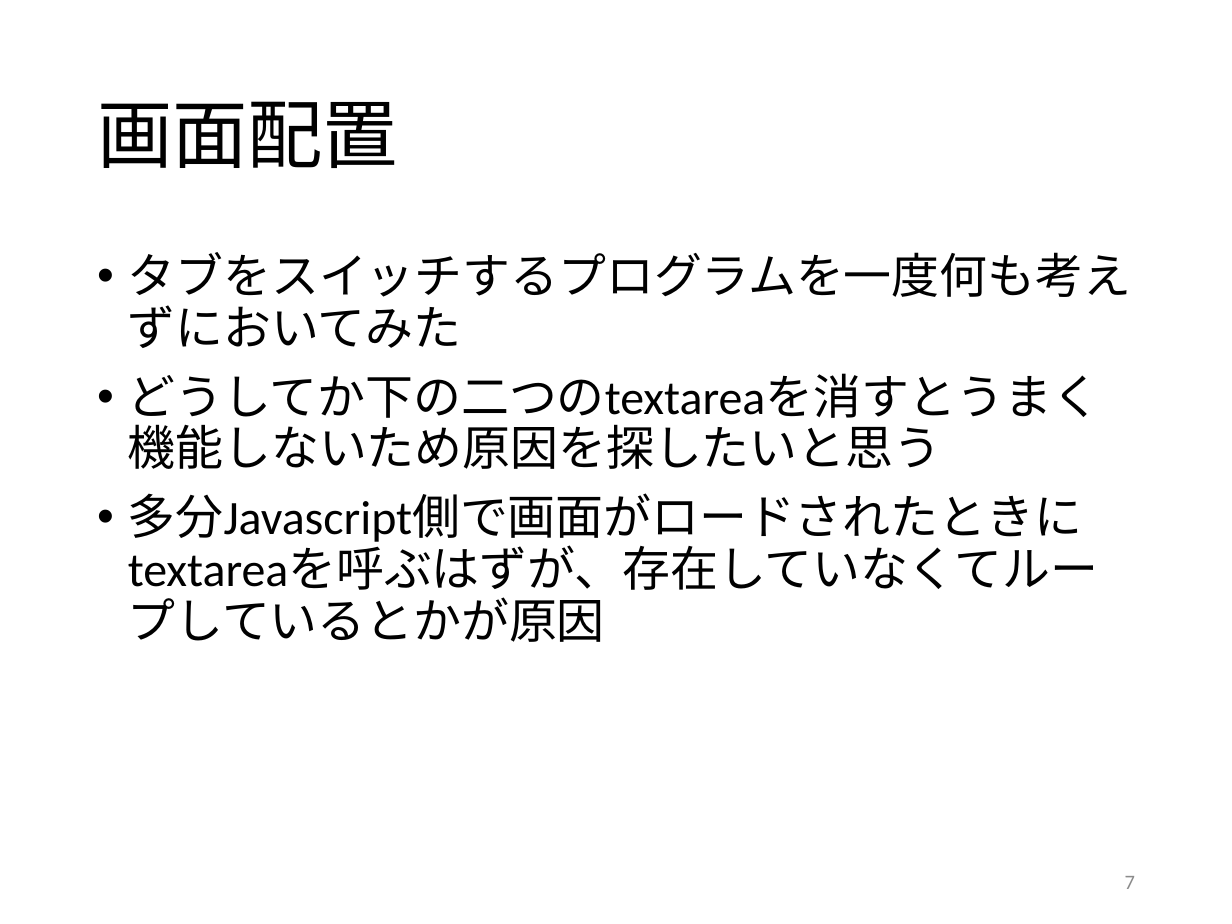
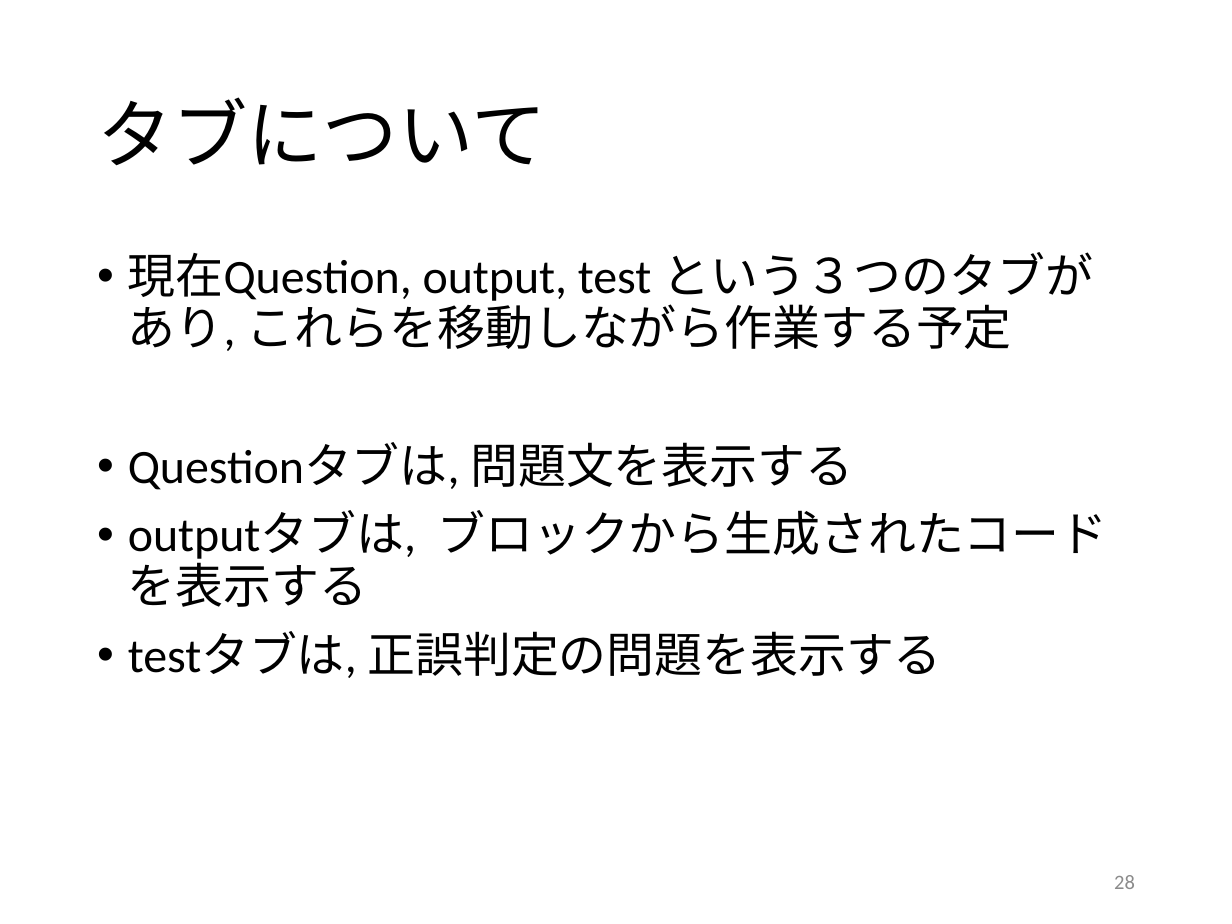
Before and after one commit to kait-takanolab/1821121-shimaoka-thesis, a slide deck: slide 28 of 1821121_shimaoka_sotsuken.pptx (slide 7 before the commit). Drawn at 1232x924 pixels with LibreOffice and Linux fonts; fonts in the diff are those of the drawing. Boxes give left, top, right and bottom in pixels: in the first picture for what was removed or moved away, otherwise in the second. Text is boxed around its words. In the diff, an @@ line names an element or a change of style, - is before the commit and + after.

```diff
--- a/1821121_shimaoka_sotsuken.pptx
+++ b/1821121_shimaoka_sotsuken.pptx
@@ title at [97,97,546,166]: text changed @@
-画面配置
+タブについて
@@ text at [128,252,1108,678]: text changed @@
-• タブをスイッチするプログラムを一度何も考えずにおいてみた
-• どうしてか下の二つのtextareaを消すとうまく機能しないため原因を探したいと思う
-• 多分Javascript側で画面がロードされたときにtextareaを呼ぶはずが、存在していなくてループしているとかが原因
+• 現在Question, output, test という３つのタブがあり, これらを移動しながら作業する予定
+• Questionタブは, 問題文を表示する
+• outputタブは, ブロックから生成されたコードを表示する
+• testタブは, 正誤判定の問題を表示する
@@ page number at [1114,875,1135,889]: text changed @@
-7
+28
```
Also in this commit, not shown: 4 other slides changed, 2 slides added, 5 slides removed.
